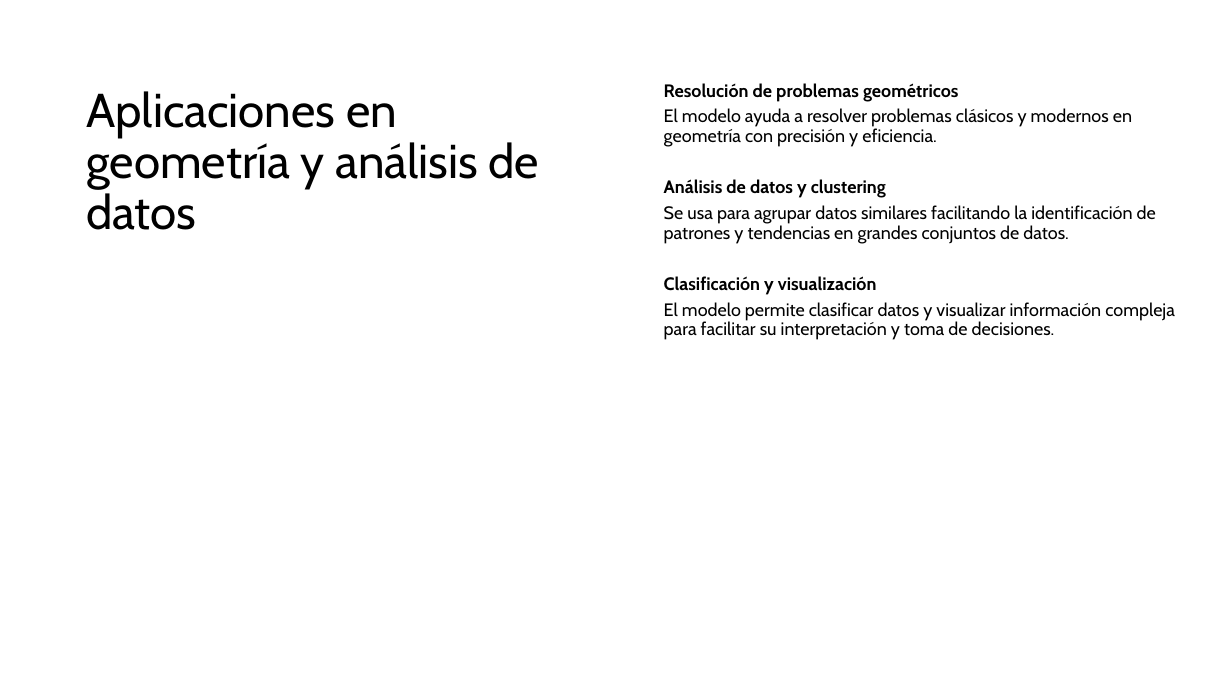
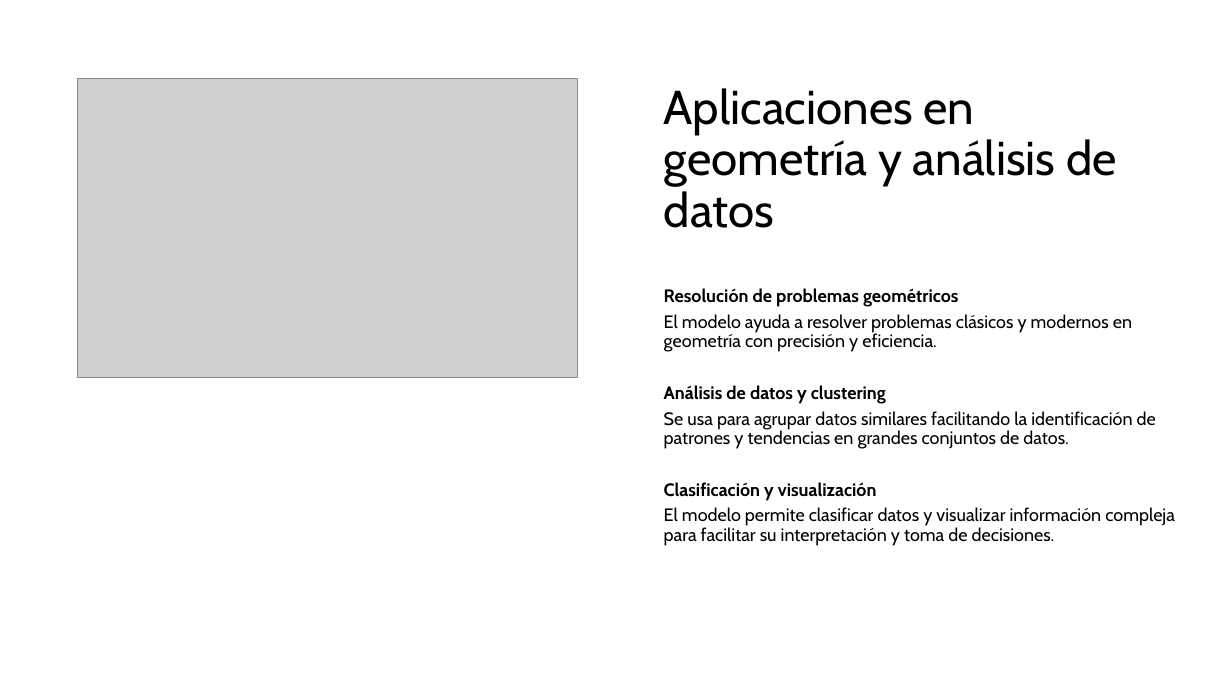
Before and after one commit to luisgg121/ML-Actividad-02, a slide deck: slide 10 of Infografía sobre Tipos de Modelos Vectoriales y sus aplicaciones.pptx. Drawn at 1232x693 pixels with LibreOffice and Linux fonts; fonts in the diff are those of the drawing; grey boxes stand for pictures. Boxes give left, top, right and bottom in pixels: in the first picture for what was removed or moved away, otherwise in the second. Text is boxed around its words. In the diff, an @@ line names an element or a change of style, - is before the commit and + after.

```diff
--- a/Infografía sobre Tipos de Modelos Vectoriales y sus aplicaciones.pptx
+++ b/Infografía sobre Tipos de Modelos Vectoriales y sus aplicaciones.pptx
@@ picture added at [77, 79, 578, 378] @@
@@ title "Aplicaciones en geometría y análisis ...": place and size @@
-title "Aplicaciones en geometría y análisis ..." at [86, 91, 540, 230]
+title "Aplicaciones en geometría y análisis ..." at [664, 88, 1117, 228]
@@ text "Resolución de problemas geométricos": place and size @@
-text "Resolución de problemas geométricos" at [664, 83, 1175, 340]
+text "Resolución de problemas geométricos" at [664, 288, 1175, 546]
```
Also in this commit, not shown: 8 other slides changed.
